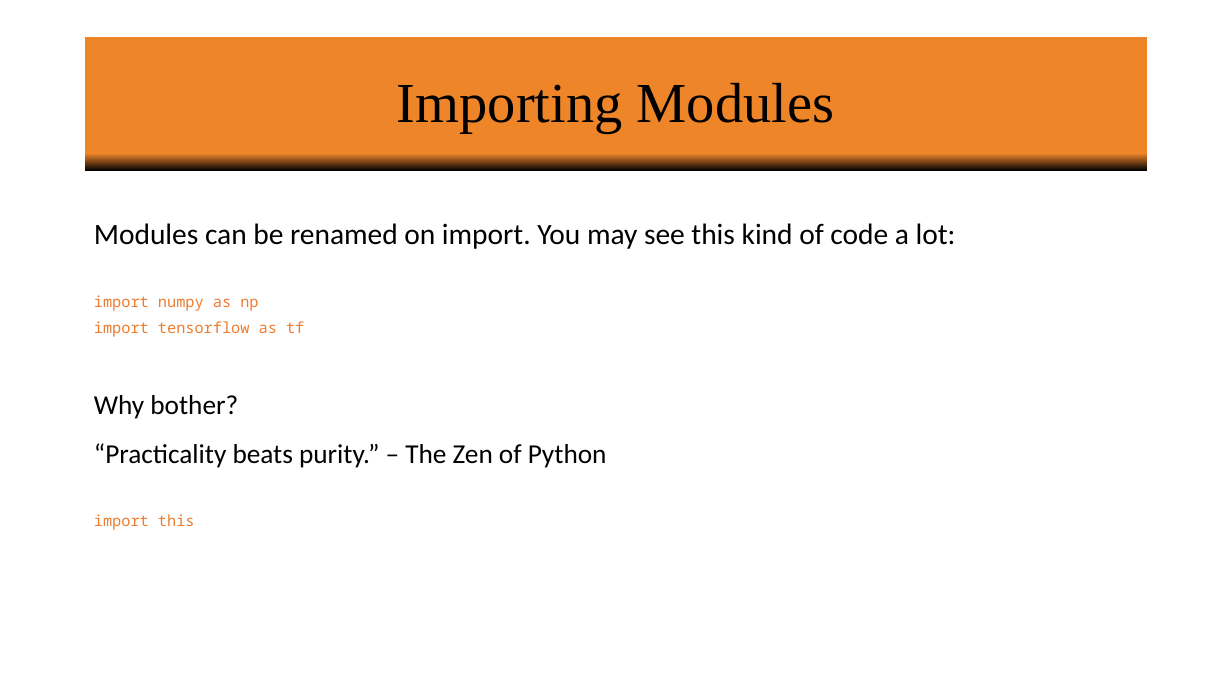
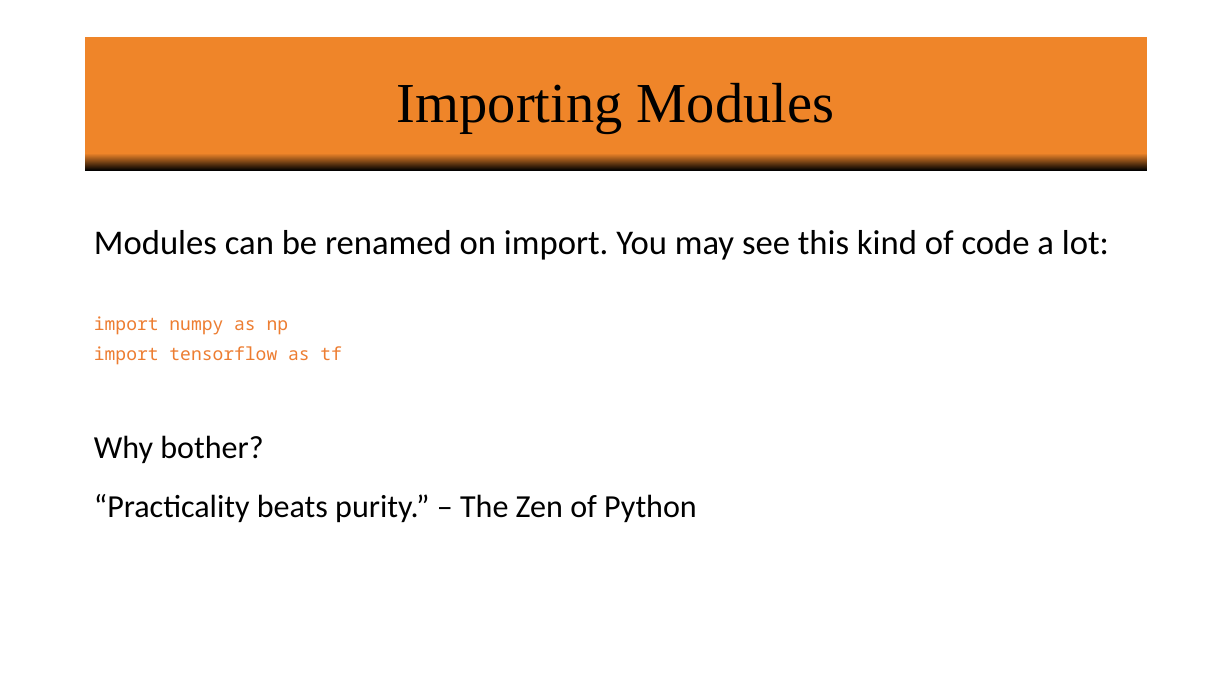
Before and after one commit to vineetbansal/Learning-Python, a slide deck: slide 17 of powerpoint/01 Variables_Operators_Logic_Math.pptx. Drawn at 1232x693 pixels with LibreOffice and Linux fonts; fonts in the diff are those of the drawing; background and template pictures are left out. Boxes give left, top, right and bottom in pixels: in the first picture for what was removed or moved away, otherwise in the second. Text is boxed around its words. In the diff, an @@ line names an element or a change of style, - is before the commit and + after.

```diff
--- a/powerpoint/01 Variables_Operators_Logic_Math.pptx
+++ b/powerpoint/01 Variables_Operators_Logic_Math.pptx
@@ text "Modules can be renamed on ..." at (94,230,1109,523): size 22.9 to 27 pt in "Modules can be renamed on import. You ..."; size 11.9 to 14 pt in "import numpy as np", "import tensorflow as tf"; size 21.2 to 25 pt in "Why bother?", "“Practicality beats purity.” – The Zen of ..."; line spacing 1.1 to 1.2; line spacing 0.7 to 0.8 @@
@@ text at (94,514,195,530): paragraph removed @@
-import this
```
Also in this commit, not shown: 12 other slides changed, 1 other file.
